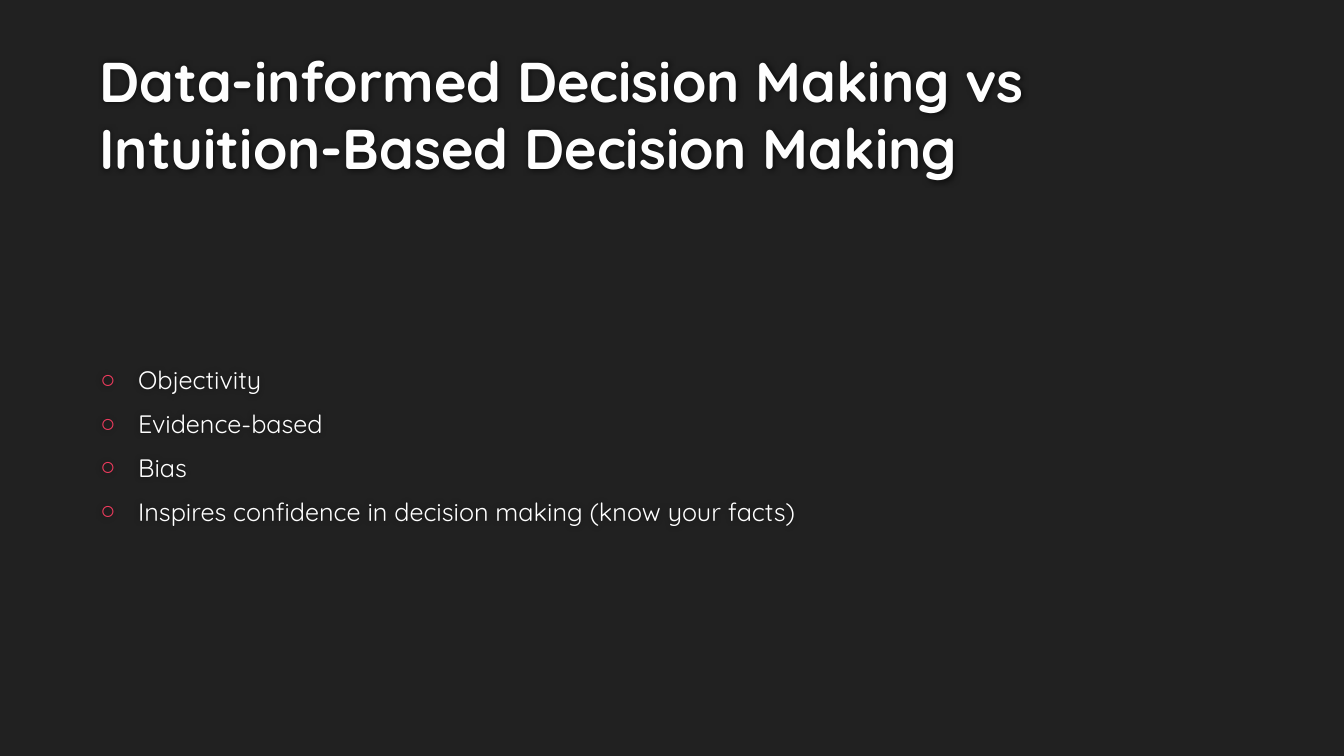
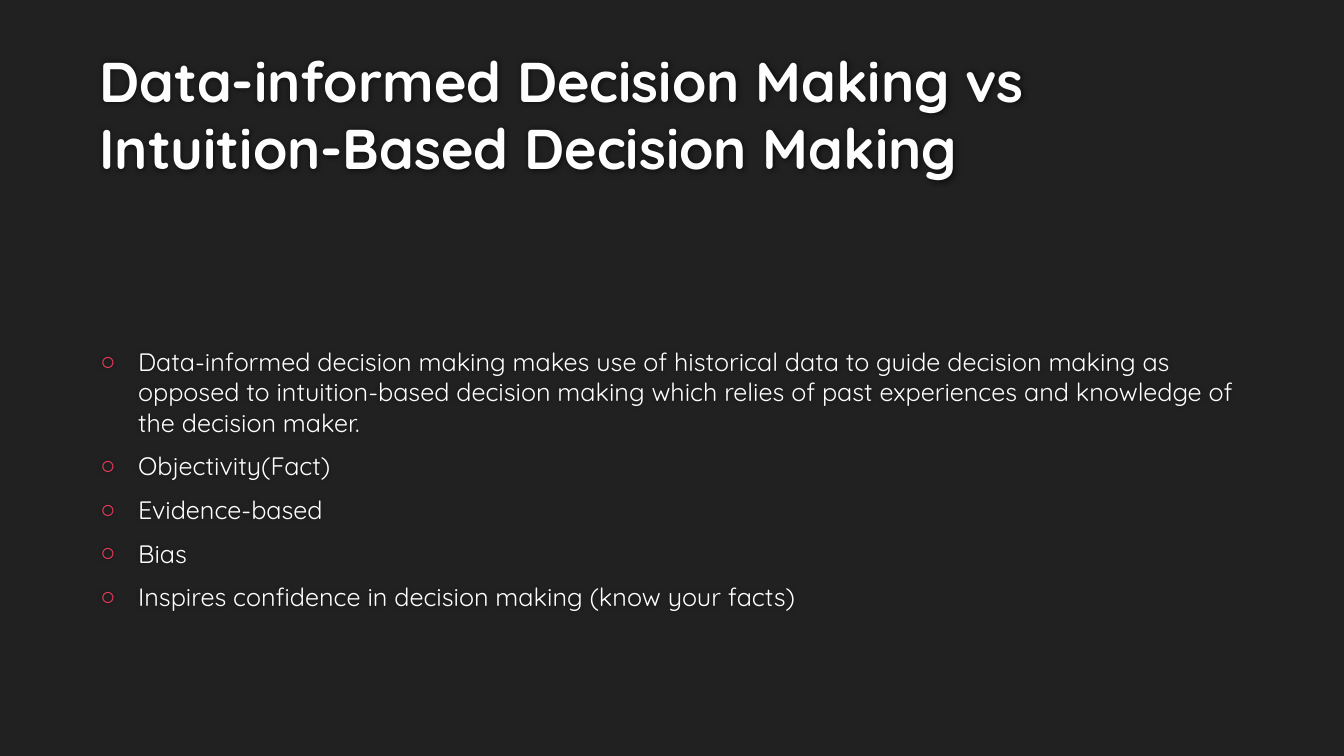
Before and after one commit to e-hokage777/KNUST_Final_Year_Project, a slide deck: slide 5 of deliverables/Enhancing_School_Administration_through_Data_Informed_Decision_Making-revised.pptx (slide 4 before the commit). Drawn at 1344x756 pixels with LibreOffice and Linux fonts; fonts in the diff are those of the drawing; background and template pictures are left out. Boxes give left, top, right and bottom in pixels: in the first picture for what was removed or moved away, otherwise in the second. Text is boxed around its words. In the diff, an @@ line names an element or a change of style, - is before the commit and + after.

```diff
--- a/deliverables/Enhancing_School_Administration_through_Data_Informed_Decision_Making-revised.pptx
+++ b/deliverables/Enhancing_School_Administration_through_Data_Informed_Decision_Making-revised.pptx
@@ text at [138, 352, 1233, 480]: text changed @@
-○ Objectivity
+○ Data-informed decision making makes use of historical data to guide decision making as opposed to intuition-based decision making which relies of past experiences and knowledge of the decision maker.
+○ Objectivity(Fact)
```
Also in this commit, not shown: 2 other slides changed, 2 other files.
